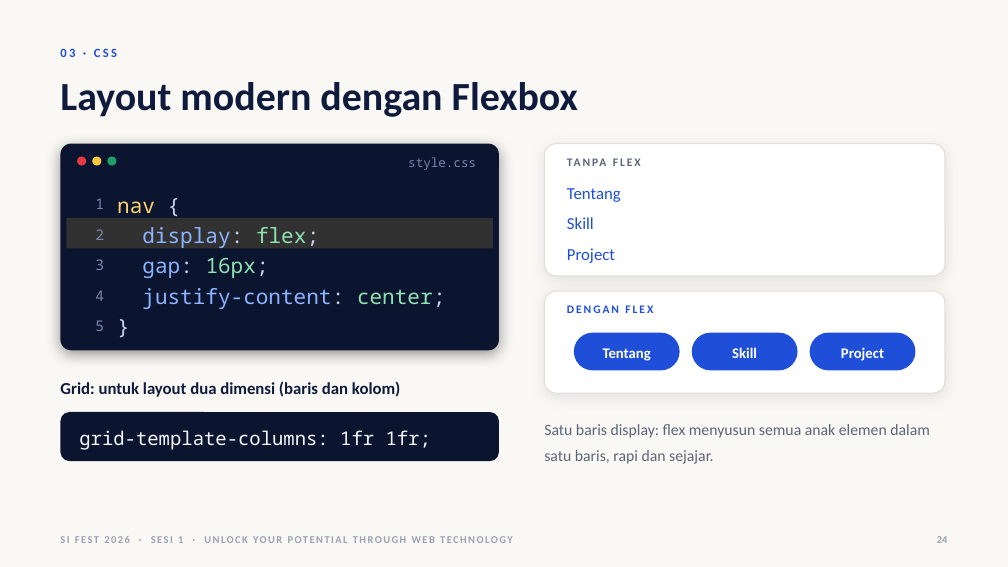
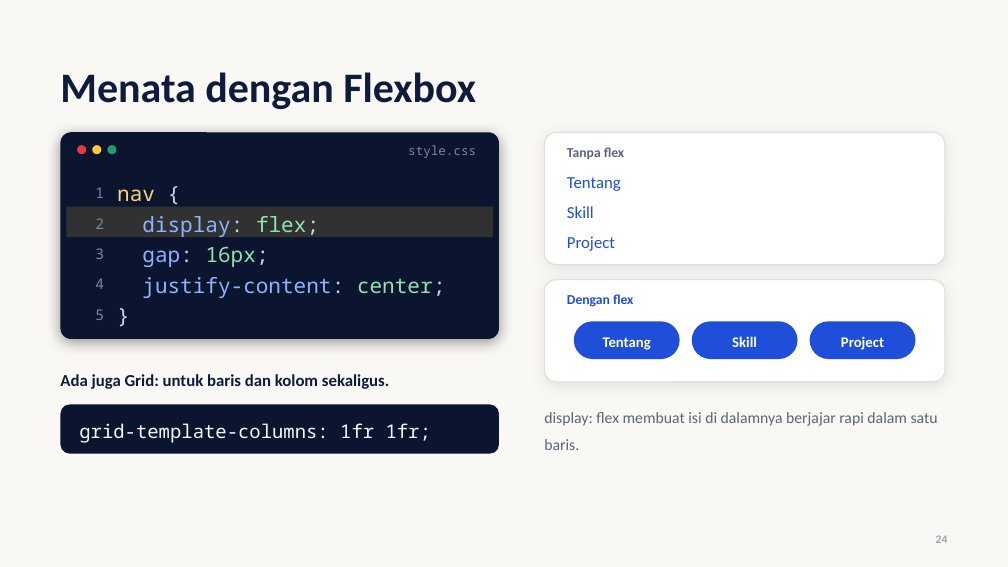
Before and after one commit to RifkiFrds/Seminar, a slide deck: slide 24 of seminar-sifest/SI-Fest-2026-Sesi1-SafeFonts.pptx. Drawn at 1008x567 pixels with LibreOffice and Linux fonts; fonts in the diff are those of the drawing. Boxes give left, top, right and bottom in pixels: in the first picture for what was removed or moved away, otherwise in the second. Text is boxed around its words. In the diff, an @@ line names an element or a change of style, - is before the commit and + after.

```diff
--- a/seminar-sifest/SI-Fest-2026-Sesi1-SafeFonts.pptx
+++ b/seminar-sifest/SI-Fest-2026-Sesi1-SafeFonts.pptx
@@ text removed at [60, 48, 117, 57] @@
-03 · CSS
@@ text at [60, 72, 476, 109]: text changed; size 38 to 40 pt @@
-Layout modern dengan Flexbox
+Menata dengan Flexbox
@@ ellipse: place and size @@
-ellipse at [107, 157, 116, 166]
+ellipse at [77, 145, 86, 154]
@@ ellipse at [77, 145, 86, 154]: fill #1E9E68 to #E63946 @@
@@ ellipse: place and size @@
-ellipse at [77, 157, 86, 166]
+ellipse at [107, 145, 116, 154]
@@ ellipse at [107, 145, 116, 154]: fill #E63946 to #1E9E68 @@
@@ text at [567, 147, 624, 159]: text changed; size 11 to 13 pt @@
-TANPA FLEX
+Tanpa flex
@@ 17 texts, 3 rounded rectangles, 1 ellipse, 1 rectangle: place and size @@
-17 texts, 3 rounded rectangles, 1 ellipse, 1 rectangle at [60, 144, 945, 393]
+17 texts, 3 rounded rectangles, 1 ellipse, 1 rectangle at [60, 132, 945, 382]
@@ text at [567, 294, 633, 307]: text changed; size 11 to 13 pt @@
-DENGAN FLEX
+Dengan flex
@@ rounded rectangle: place and size @@
-rounded rectangle at [810, 333, 916, 371]
+rounded rectangle at [574, 321, 680, 359]
@@ rounded rectangle: place and size @@
-rounded rectangle at [574, 333, 680, 371]
+rounded rectangle at [692, 321, 798, 359]
@@ rounded rectangle: place and size @@
-rounded rectangle at [692, 333, 798, 371]
+rounded rectangle at [810, 321, 916, 359]
@@ text at [60, 374, 389, 389]: text changed @@
-Grid: untuk layout dua dimensi (baris dan kolom)
+Ada juga Grid: untuk baris dan kolom sekaligus.
@@ rounded rectangle: place and size @@
-rounded rectangle at [60, 412, 499, 461]
+rounded rectangle at [60, 405, 499, 454]
@@ text "grid-template-columns: 1fr 1fr;": place and size @@
-text "grid-template-columns: 1fr 1fr;" at [79, 430, 431, 450]
+text "grid-template-columns: 1fr 1fr;" at [79, 423, 431, 443]
@@ text at [544, 412, 938, 450]: text changed @@
-Satu baris display: flex menyusun semua anak elemen dalam satu baris, rapi dan sejajar.
+display: flex membuat isi di dalamnya berjajar rapi dalam satu baris.
@@ text removed at [178, 536, 183, 543] @@
-SI FEST 2026 · SESI 1 · UNLOCK YOUR POTENTIAL THROUGH WEB TECHNOLOGY
```
Also in this commit, not shown: 32 other slides changed, 1 slide added, 52 other files.
